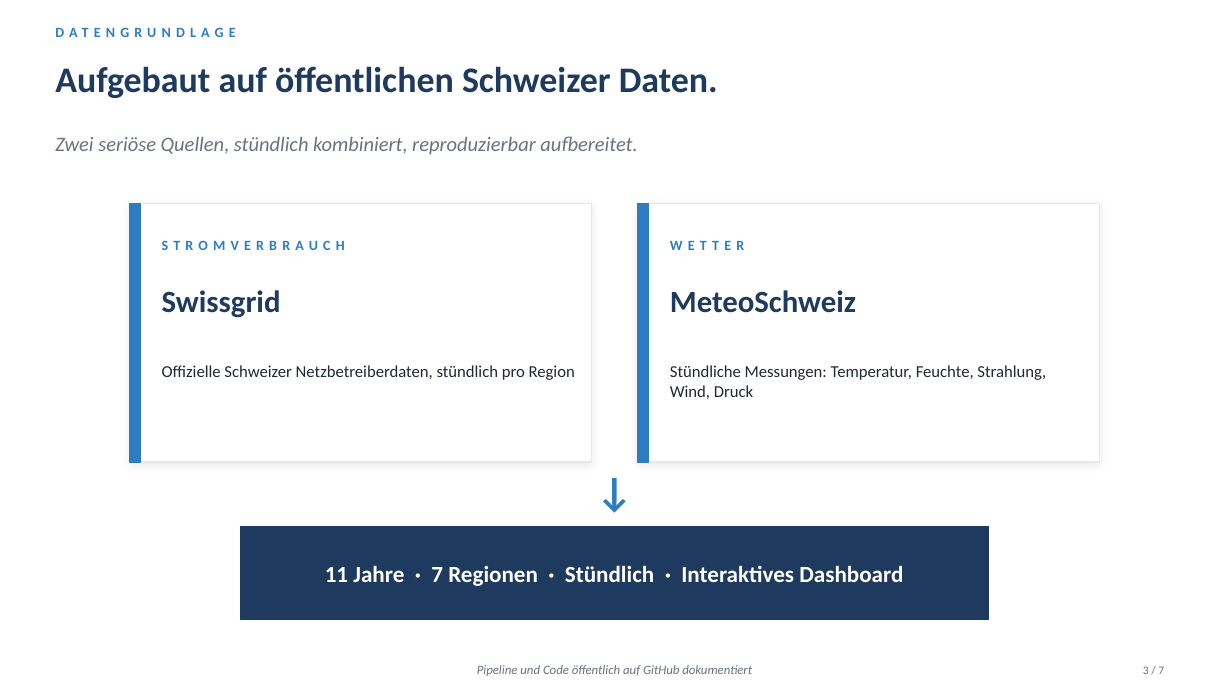
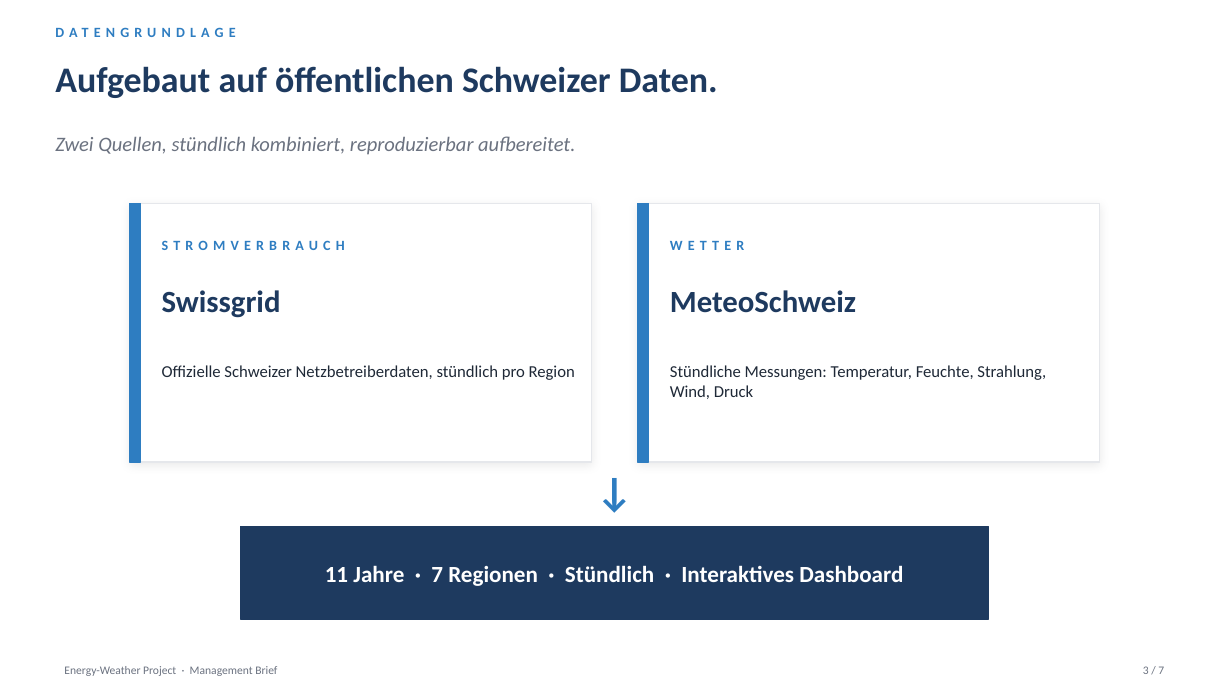
Before and after one commit to 17sepdav/energy-weather-project, a slide deck: slide 3 of !_presentation/Gruppe_5_Endpraesentation.pptx. Drawn at 1232x693 pixels with LibreOffice and Linux fonts; fonts in the diff are those of the drawing. Boxes give left, top, right and bottom in pixels: in the first picture for what was removed or moved away, otherwise in the second. Text is boxed around its words. In the diff, an @@ line names an element or a change of style, - is before the commit and + after.

```diff
--- a/!_presentation/Gruppe_5_Endpraesentation.pptx
+++ b/!_presentation/Gruppe_5_Endpraesentation.pptx
@@ text at bbox=[55, 136, 575, 155]: text changed @@
-Zwei seriöse Quellen, stündlich kombiniert, reproduzierbar aufbereitet.
+Zwei Quellen, stündlich kombiniert, reproduzierbar aufbereitet.
@@ text added at bbox=[64, 666, 277, 676], 9 pt, text #6B7280 @@
+Energy-Weather Project · Management Brief
@@ text removed at bbox=[477, 665, 752, 676] @@
-Pipeline und Code öffentlich auf GitHub dokumentiert
```
Also in this commit, not shown: 3 other slides changed, 2 other files.
